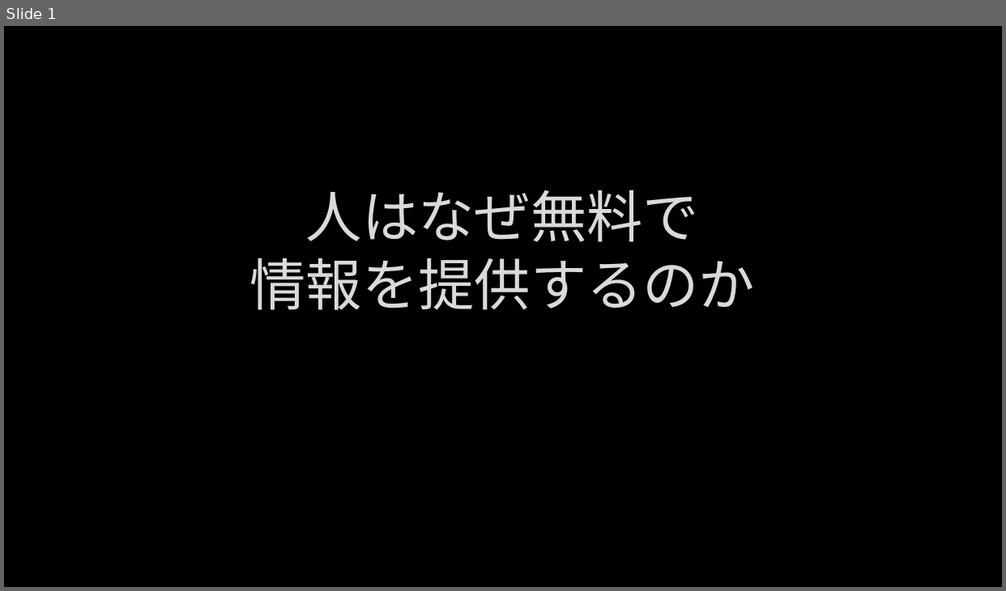
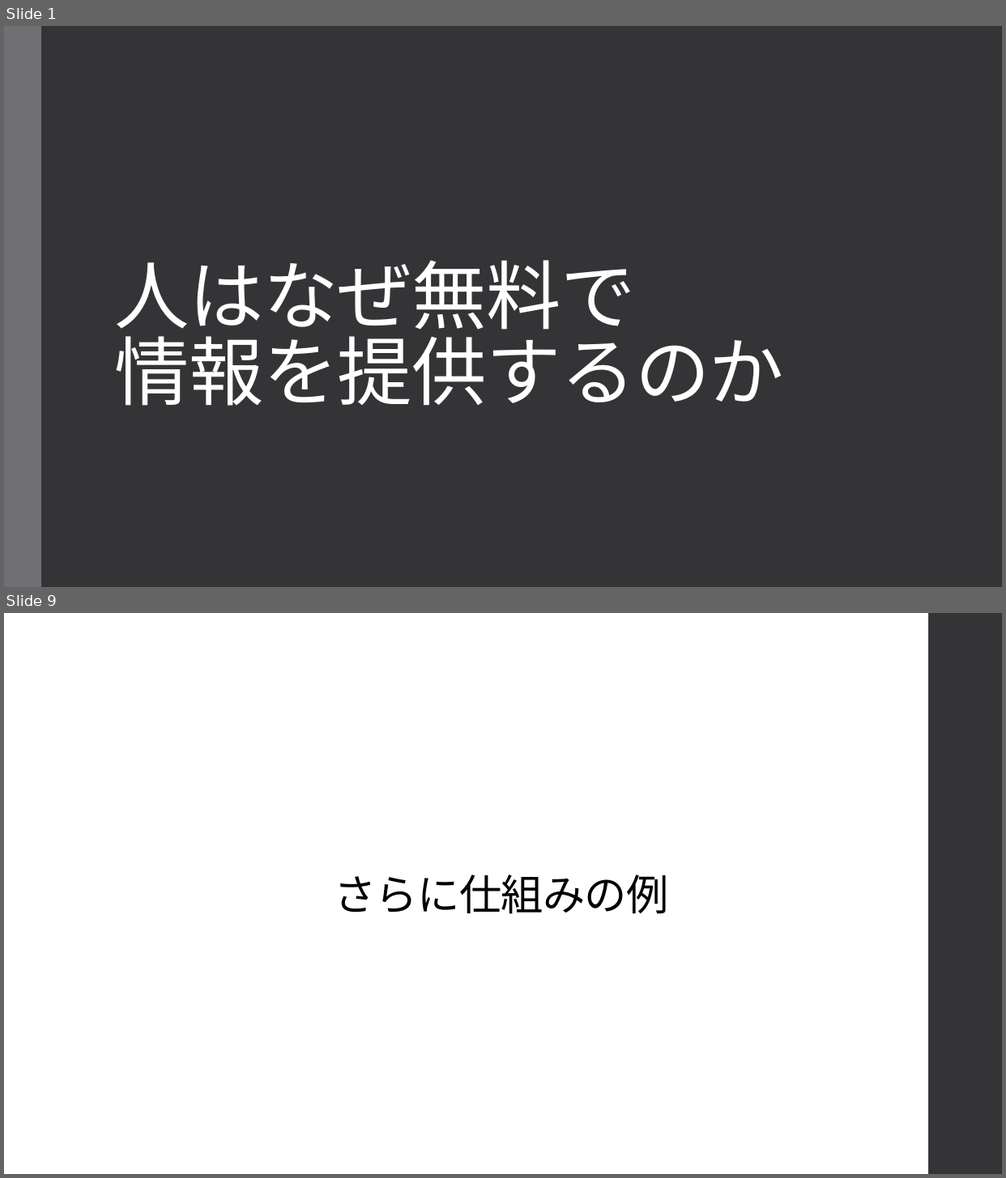
Before and after one commit to TamuEx/business, a slide deck: business_document/人はなぜ無料で情報を提供するのか.pptx. Shown one above the other, each under a label of ours: slide 1 before the commit, slides 1 and 9 after it; the slides between them are not shown. The pictures are 1006x591 and 1006x1178 pixels, drawn with LibreOffice and Linux fonts; fonts in the diff are those of the drawing; background and template pictures are left out. Boxes give left, top, right and bottom in pixels: in the first picture for what was removed or moved away, otherwise in the second. Text is boxed around its words. In the diff, an @@ line names an element or a change of style, - is before the commit and + after.

```diff
--- a/business_document/人はなぜ無料で情報を提供するのか.pptx
+++ b/business_document/人はなぜ無料で情報を提供するのか.pptx
@@ slide 9 added at [4,613,1002,1174], background #FFFFFF @@
@@ rectangle added at [928,613,1002,1174], fill #353537 @@
@@ text added at [334,875,668,914], 40.7 pt, text #000000 @@
+さらに仕組みの例
@@ slide 1 changed as well @@
@@ background picture (left out) to #353537 @@
@@ rectangle added at [4,26,41,587], fill #6F6F74 @@
@@ title "人はなぜ無料で 情報を提供するのか": place and size @@
-title "人はなぜ無料で 情報を提供するのか" at [250,190,756,310]
+title "人はなぜ無料で 情報を提供するのか" at [115,260,784,406]
@@ title "人はなぜ無料で 情報を提供するのか" at [115,260,784,406]: size 54 to 72 pt, font Lato to TeX Gyre Schola, text colour #DADADA to #FFFFFF, letter spacing 0 to -0.5 pt, letter outline #404040 0.75 pt to none; alignment centre to left; line spacing 1 to 0.85 @@
```
Also in this commit, not shown: 10 other slides added.
